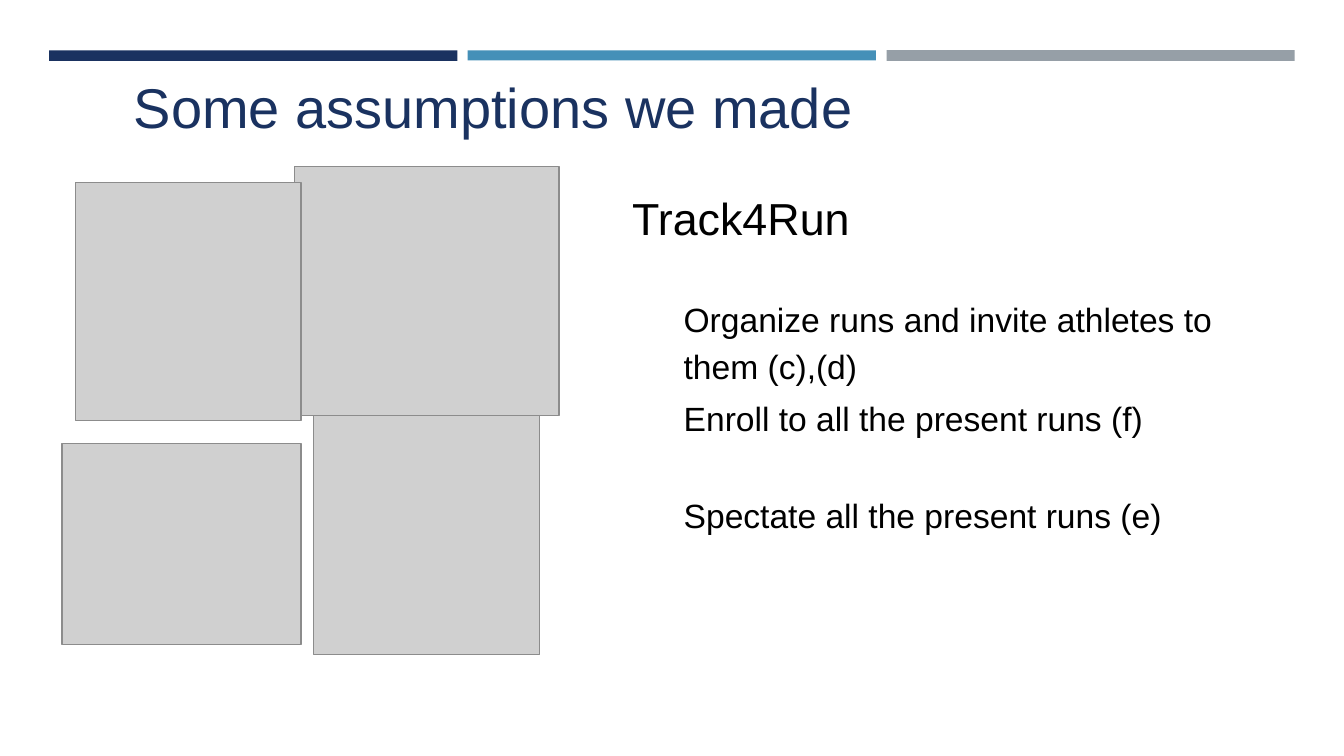
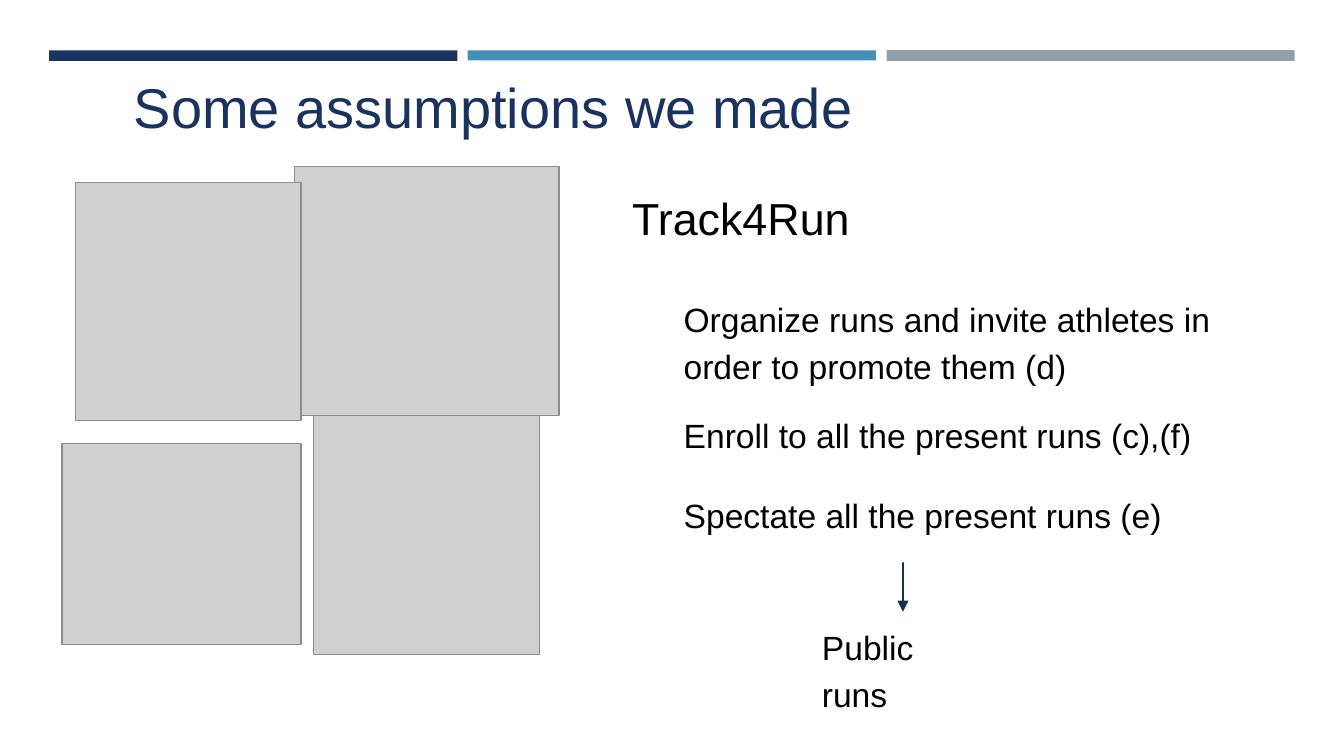
Before and after one commit to lucaalessandrelli/trackme, a slide deck: slide 4 of SEProject.pptx. Drawn at 1344x756 pixels with LibreOffice and Linux fonts; fonts in the diff are those of the drawing; grey boxes stand for pictures. Boxes give left, top, right and bottom in pixels: in the first picture for what was removed or moved away, otherwise in the second. Text is boxed around its words. In the diff, an @@ line names an element or a change of style, - is before the commit and + after.

```diff
--- a/SEProject.pptx
+++ b/SEProject.pptx
@@ text at [684,307,1210,385]: text changed @@
-Organize runs and invite athletes to them (c),(d)
+Organize runs and invite athletes in order to promote them (d)
@@ text at [684,423,1191,454]: text changed @@
-Enroll to all the present runs (f)
+Enroll to all the present runs (c),(f)
@@ arrow added from (903, 563) to (903, 612), #172D56 1 pt @@
@@ text added at [822,635,914,708], 18 pt, text #000000 @@
+Public runs
```
Also in this commit, not shown: 1 other file.
